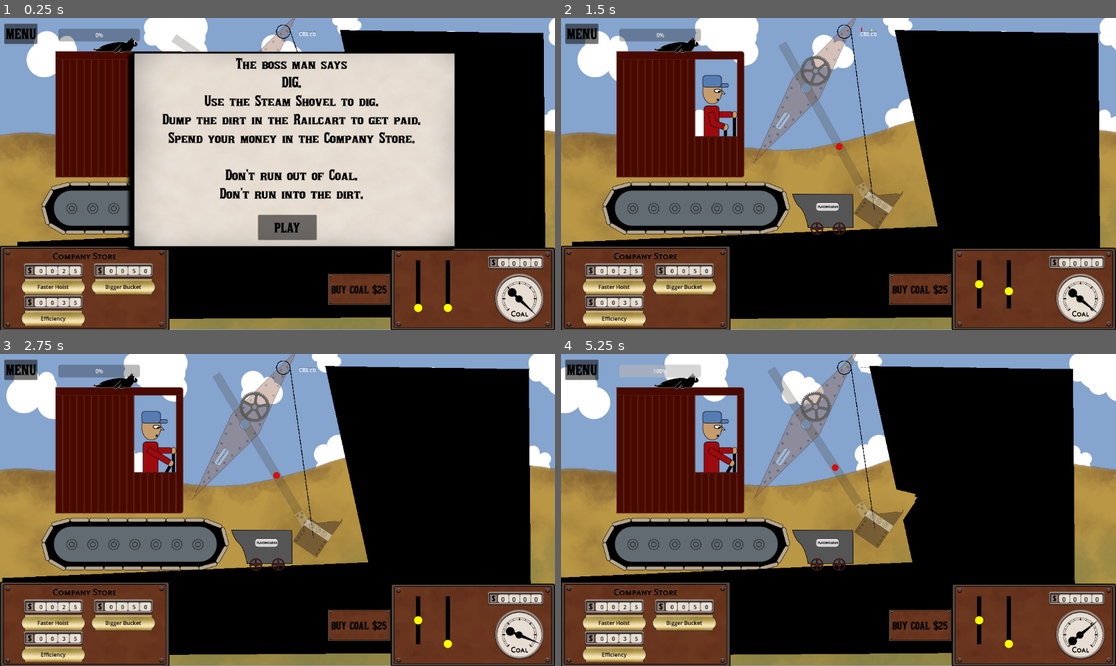
Above: before the commit, frames 1-4 (two rows, left to right).
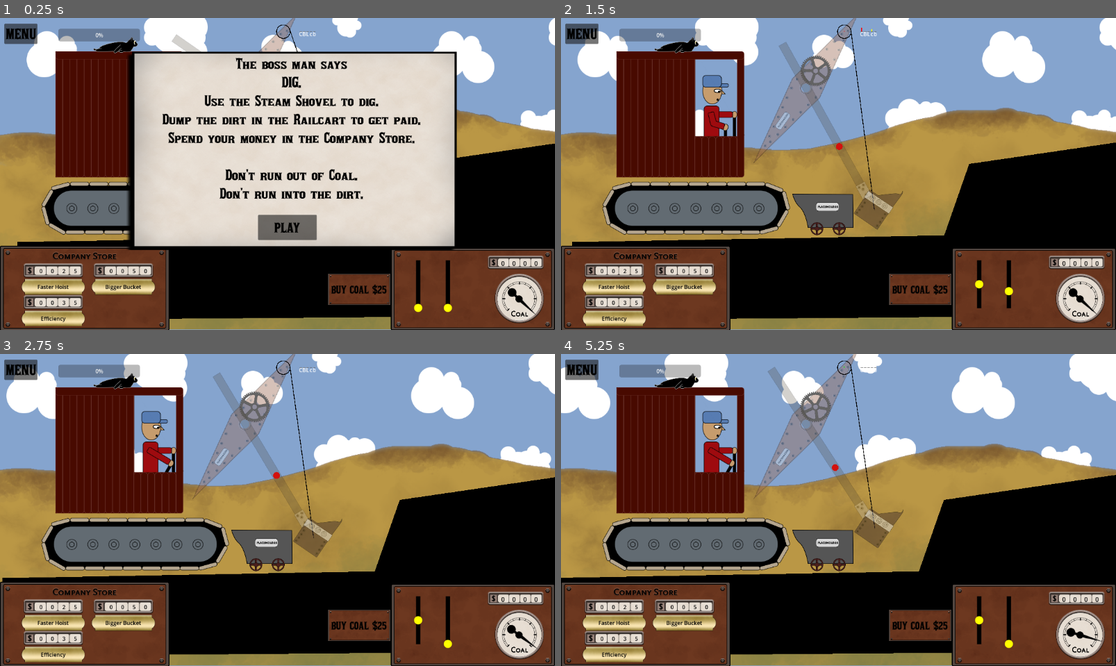
Above: after the commit, the same moments.

Repository: Lobbsterwaffles/Steam-Shov
Game: Godot game, scene res://jonly.tscn
Same seed, same stepped clock (60 frames per second), same inputs: the game is played once before the commit and once after it.
Inputs:
- Up to frame 1 (0.25 s): no input
- Up to frame 2 (1.5 s): click "PLAY" at 0.5 s; hold Q (hoist_up) from 1.28 s (still down); hold B (bucket_release) from 1.28 s (still down)
- Up to frame 3 (2.75 s): release Q (hoist_up) at 2.03 s; release B (bucket_release) at 2.03 s; hold Shift (crowd_brake) from 2.03 s (still down); tap O (crowd_in) at 2.1 s
- Up to frame 4 (5.25 s): release Shift (crowd_brake) at 2.78 s; hold P (crowd_out) 2.78-3.53 s; hold Q (hoist_up) 2.78-4.28 s; tap B (bucket_release) at 3.6 s; hold O (crowd_in) 4.28-5.03 s; hold Shift (crowd_brake) from 4.28 s (still down); tap P (crowd_out) at 5.1 s

The runs differ from the first frame. In frame 1, 8.2% of the frame differs, in the area x 5-100%, y 3-97%; in frame 2, 17%; in frame 3, 18%; in frame 4, 19%, in the area x 0-100%, y 3-97%.

Commit message:
game over dirt

Diff:
--- a/dirt.gd
+++ b/dirt.gd
@@ -9,6 +9,7 @@
 @onready var scoop = %scoop
 @onready var scoopshape = %scoopshape
 @onready var arm = %arm
+@onready var baselink = %baselink
 
 func _ready():
 	body_entered.connect(_enter)
@@ -16,7 +17,9 @@
 
 func _enter(other):
 	if other == arm:
-		get_tree().current_scene.game_over()
+		get_tree().current_scene.game_over_dirt()
+	if other == baselink:
+		get_tree().current_scene.game_over_dirt()
 	if other != scoop:
 		return
 	cutter = scoopshape
--- a/game.gd
+++ b/game.gd
@@ -29,9 +29,13 @@
 func closehelp():
 	%help_Screen.hide()
 
-func game_over():
+func game_over_coal():
 	get_tree().paused = true
-	%kill_screen.show()
+	%kill_screen_coal.show()
+
+func game_over_dirt():
+	get_tree().paused =true
+	%kill_screen_dirt.show()
 
 func new_game():
 	get_tree().paused = false
@@ -44,7 +48,7 @@
 func _process(delta: float) -> void:
 
 	if %scoop.coal <= 0:
-		game_over()
+		game_over_coal()
 
 	pass
 
--- a/jonly.tscn
+++ b/jonly.tscn
@@ -83,7 +83,7 @@
 }]
 
 [sub_resource type="RectangleShape2D" id="RectangleShape2D_hchs4"]
-size = Vector2(65, 69)
+size = Vector2(65, 112.5)
 
 [sub_resource type="RectangleShape2D" id="RectangleShape2D_yeuc0"]
 size = Vector2(450, 38.819397)
@@ -186,9 +186,12 @@
 texture = ExtResource("8_t3quf")
 
 [node name="baselink" type="StaticBody2D" parent="." unique_id=2073641110]
+unique_name_in_owner = true
+collision_layer = 8
+collision_mask = 8
 
 [node name="CollisionShape2D" type="CollisionShape2D" parent="baselink" unique_id=1832756638]
-position = Vector2(96, 408)
+position = Vector2(96, 429.75)
 shape = SubResource("RectangleShape2D_hchs4")
 
 [node name="PinJoint2D" type="PinJoint2D" parent="baselink" unique_id=443912764]
@@ -352,7 +355,7 @@
 
 [node name="poly" type="CollisionPolygon2D" parent="World" unique_id=596824375]
 unique_name_in_owner = true
-polygon = PackedVector2Array(-438, 896, 1126, 885, 1119, 45, 515.1, 35.99996, 642.69995, 617.89996, -442, 665)
+polygon = PackedVector2Array(-438, 896, 3463, 865, 3451, 37, 736, 433, 662, 645, -442, 665)
 
 [node name="minecart" type="StaticBody2D" parent="." unique_id=1387034368]
 position = Vector2(232, 584)
@@ -605,7 +608,6 @@
 theme_override_constants/v_separation = 4
 columns = 2
 script = ExtResource("29_dqk33")
-upgrades = ExtResource("33_gght3")
 
 [node name="PauseMenu" type="Control" parent="." unique_id=1889025290]
 unique_name_in_owner = true
@@ -780,7 +782,7 @@
 theme_override_constants/outline_size = 2
 text = "CAT"
 
-[node name="kill_screen" type="Control" parent="." unique_id=113495379]
+[node name="kill_screen_coal" type="Control" parent="." unique_id=113495379]
 unique_name_in_owner = true
 process_mode = 2
 visible = false
@@ -790,14 +792,14 @@
 offset_bottom = 40.0
 theme = ExtResource("32_7xl4i")
 
-[node name="panel" type="Panel" parent="kill_screen" unique_id=38447095]
+[node name="panel" type="Panel" parent="kill_screen_coal" unique_id=38447095]
 layout_mode = 0
 offset_left = -118.0
 offset_top = 100.0
 offset_right = 861.99994
 offset_bottom = 688.0
 
-[node name="again_yes" type="Button" parent="kill_screen/panel" unique_id=602569164]
+[node name="again_yes" type="Button" parent="kill_screen_coal/panel" unique_id=602569164]
 layout_mode = 0
 offset_left = 390.0
 offset_top = 484.0
@@ -807,7 +809,7 @@
 text = "YES
 "
 
-[node name="Label" type="Label" parent="kill_screen/panel" unique_id=2062731927]
+[node name="Label" type="Label" parent="kill_screen_coal/panel" unique_id=2062731927]
 layout_mode = 1
 anchors_preset = 5
 anchor_left = 0.5
@@ -819,8 +821,52 @@
 grow_horizontal = 2
 theme_override_font_sizes/font_size = 81
 text = "GAME OVER
-
+You ran out of Coal...
 Try again?"
+horizontal_alignment = 1
+
+[node name="kill_screen_dirt" type="Control" parent="." unique_id=1706045959]
+unique_name_in_owner = true
+process_mode = 2
+visible = false
+layout_mode = 3
+anchors_preset = 0
+offset_right = 40.0
+offset_bottom = 40.0
+theme = ExtResource("32_7xl4i")
+
+[node name="panel" type="Panel" parent="kill_screen_dirt" unique_id=2130025669]
+layout_mode = 0
+offset_left = -118.0
+offset_top = 100.0
+offset_right = 861.99994
+offset_bottom = 688.0
+
+[node name="again_yes" type="Button" parent="kill_screen_dirt/panel" unique_id=101331300]
+layout_mode = 0
+offset_left = 390.0
+offset_top = 484.0
+offset_right = 564.19354
+offset_bottom = 559.0
+theme_override_font_sizes/font_size = 38
+text = "YES
+"
+
+[node name="Label" type="Label" parent="kill_screen_dirt/panel" unique_id=380871811]
+layout_mode = 1
+anchors_preset = 5
+anchor_left = 0.5
+anchor_right = 0.5
+offset_left = -196.0
+offset_top = 93.0
+offset_right = 196.00003
+offset_bottom = 408.0
+grow_horizontal = 2
+theme_override_font_sizes/font_size = 81
+text = "GAME OVER
+You ran into the dirt...
+Try again?"
+horizontal_alignment = 1
 
 [node name="intro_screen" type="Control" parent="." unique_id=2015515911]
 unique_name_in_owner = true
@@ -921,5 +967,6 @@
 [connection signal="pressed" from="PauseMenu/TextureRect/Help" to="." method="help"]
 [connection signal="pressed" from="Pause" to="." method="pause"]
 [connection signal="pressed" from="help_Screen/TextureRect/close_help" to="." method="closehelp"]
-[connection signal="pressed" from="kill_screen/panel/again_yes" to="." method="restart"]
+[connection signal="pressed" from="kill_screen_coal/panel/again_yes" to="." method="restart"]
+[connection signal="pressed" from="kill_screen_dirt/panel/again_yes" to="." method="restart"]
 [connection signal="pressed" from="intro_screen/panel/play_button" to="." method="new_game"]
--- a/scooply.gd
+++ b/scooply.gd
@@ -46,10 +46,11 @@
 var coal_capacity := 100.0
 var coal := coal_capacity
 var burning_coal := true
-var efficiency := .1
+var efficiency := .3
 
 func _ready() -> void:
 	MachineState.bind(apply_upgrade)
+
 	if sheave != null:
 		_update_geometry(global_position)
 		lastlength = length
@@ -57,10 +58,13 @@
 	queue_redraw()
 
 func apply_upgrade(u: Upgrade) -> void:
+	print("upgrade applied")
 	engine_speed += u.hoist_engine_speed
 	clutch_force += u.hoist_clutch_force
 	brake_force += u.hoist_brake_force
 	efficiency += u.efficiency
+	print(engine_speed)
+	print(u.hoist_engine_speed)
 
 func _tangent(pa: Vector2, s: float) -> Vector2:
 	var alpha := acos(myradius / pa.length())
--- a/store_grid.gd
+++ b/store_grid.gd
@@ -1,6 +1,7 @@
 extends GridContainer
 
-@export var upgrades: UpgradeTable
+#@export var upgrades: UpgradeTable
+var upgrades := ResourceLoader.load("res://table/upgrade_table.tres", "", ResourceLoader.CACHE_MODE_IGNORE_DEEP) as UpgradeTable
 
 var scn_item = preload("res://shop_item.tscn")
 var family_order = []
--- a/table/upgrade_table.tres
+++ b/table/upgrade_table.tres
@@ -8,7 +8,9 @@
 id = "Faster Hoist"
 family = "Hoist"
 cost = 25.0
-hoist_engine_speed = 25.0
+hoist_engine_speed = 105.0
+hoist_clutch_force = 1.0
+hoist_brake_force = 50000.0
 
 [sub_resource type="Resource" id="Resource_bsr8j"]
 script = ExtResource("1_rngr4")
